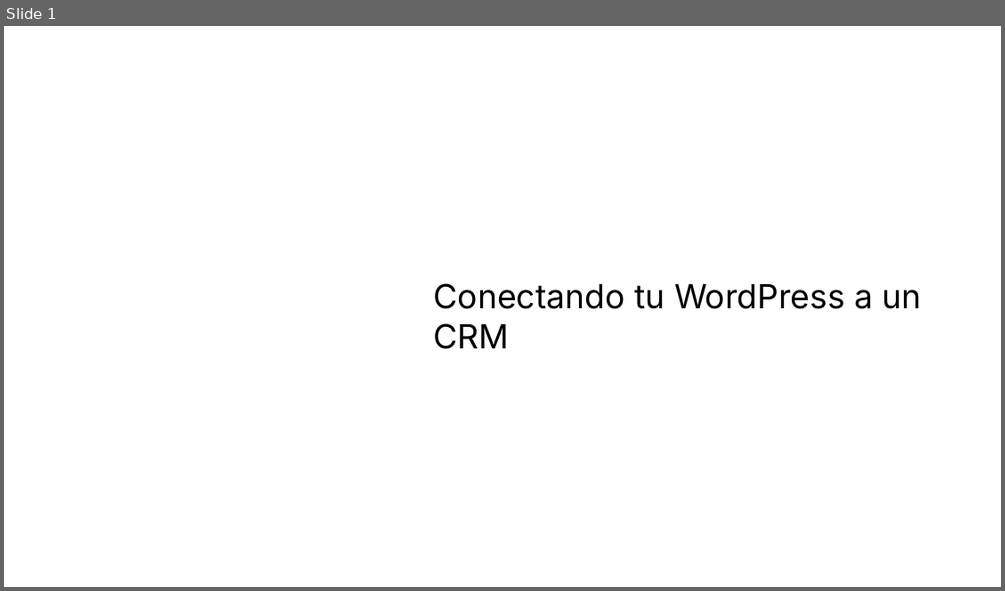
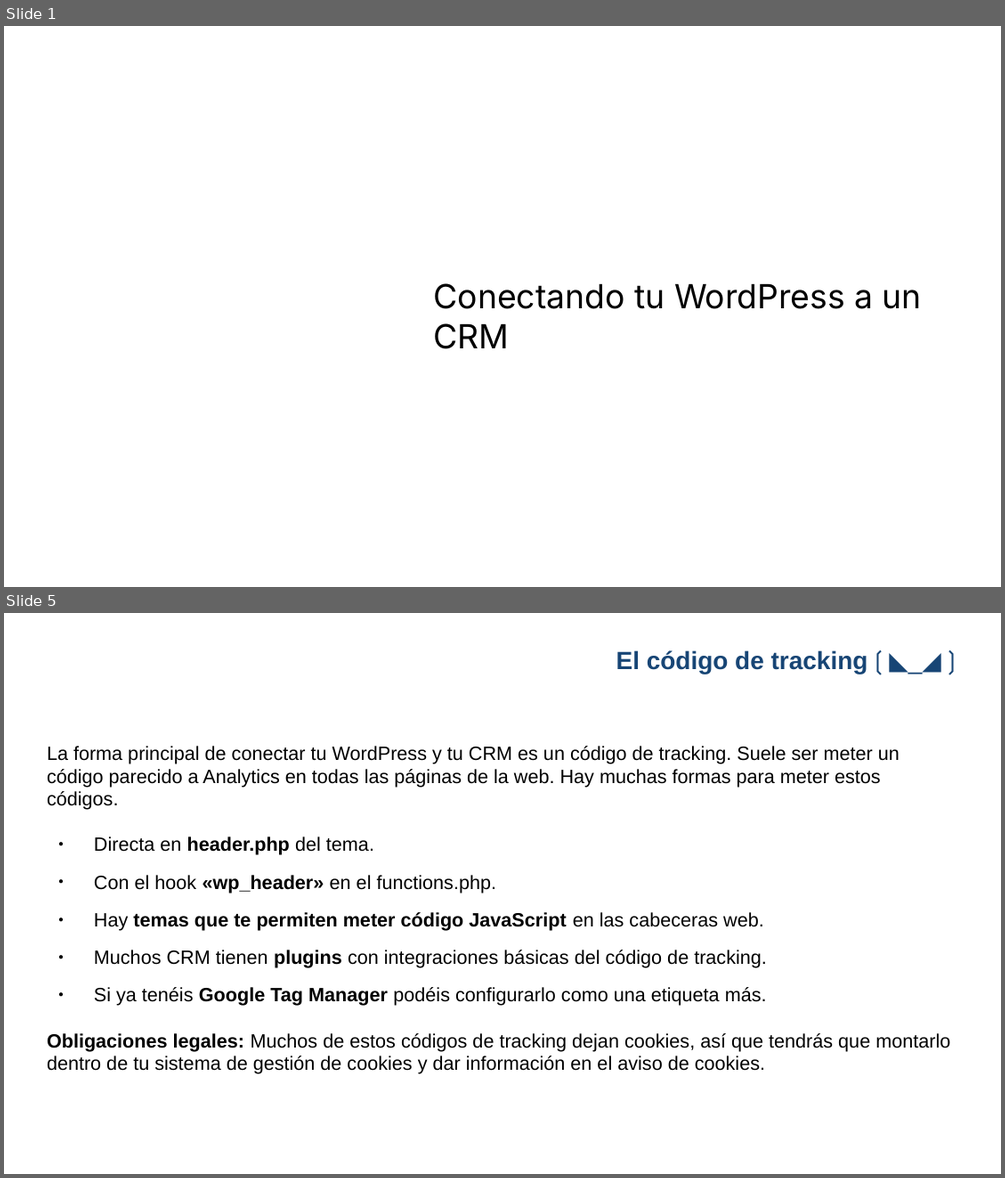
Before and after one commit to gwannon/WordCampBilbao2025, a slide deck: WCBIO25_Jorge-Monclus.pptx. Shown one above the other, each under a label of ours: slide 1 before the commit, slides 1 and 5 after it; the slides between them are not shown. The pictures are 1005x591 and 1005x1178 pixels, drawn with LibreOffice and Linux fonts; fonts in the diff are those of the drawing; background and template pictures are left out. Boxes give left, top, right and bottom in pixels: in the first picture for what was removed or moved away, otherwise in the second. Text is boxed around its words. In the diff, an @@ line names an element or a change of style, - is before the commit and + after.

```diff
--- a/WCBIO25_Jorge-Monclus.pptx
+++ b/WCBIO25_Jorge-Monclus.pptx
@@ slide 5 added at <box>4,613,1001,1174</box>, background picture (left out) @@
@@ title added at <box>616,650,868,674</box>, 18 pt, text #174575, bold @@
+El código de tracking❲◣_◢❳
@@ text added at <box>47,746,950,1074</box>, 13.9 pt, text #000000 @@
+La forma principal de conectar tu WordPress y tu CRM es un código de tracking. Suele ser meter un código parecido a Analytics en todas las páginas de la web. Hay muchas formas para meter estos códigos.
+● Directa en header.php del tema.
+● Con el hook «wp_header» en el functions.php.
+● Hay temas que te permiten meter código JavaScript en las cabeceras web.
+● Muchos CRM tienen plugins con integraciones básicas del código de tracking.
+● Si ya tenéis Google Tag Manager podéis configurarlo como una etiqueta más.
+Obligaciones legales: Muchos de estos códigos de tracking dejan cookies, así que tendrás que montarlo dentro de tu sistema de gestión de cookies y dar información en el aviso de cookies.
```
Also in this commit, not shown: 2 slides changed, 15 other slides added, 4 slides removed, 2 other files.
